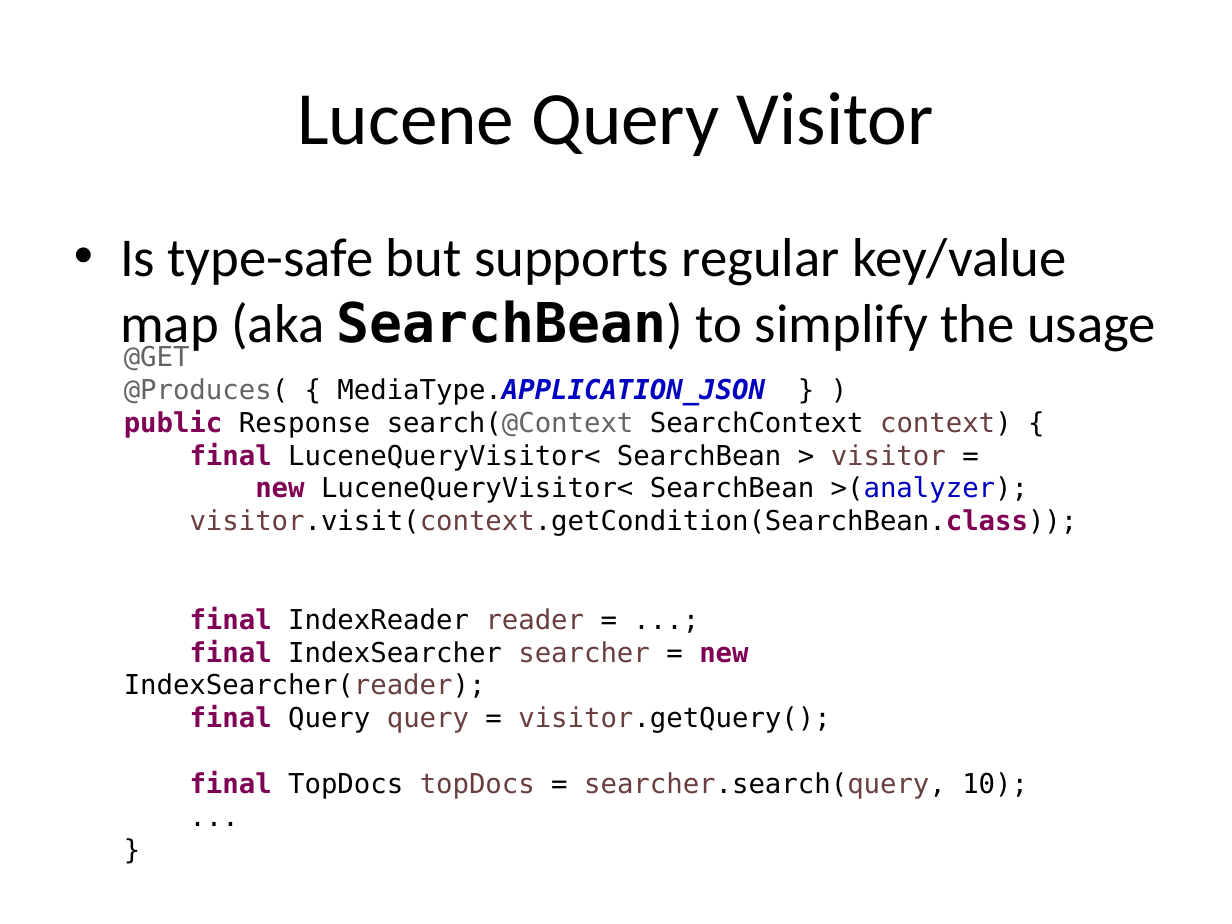
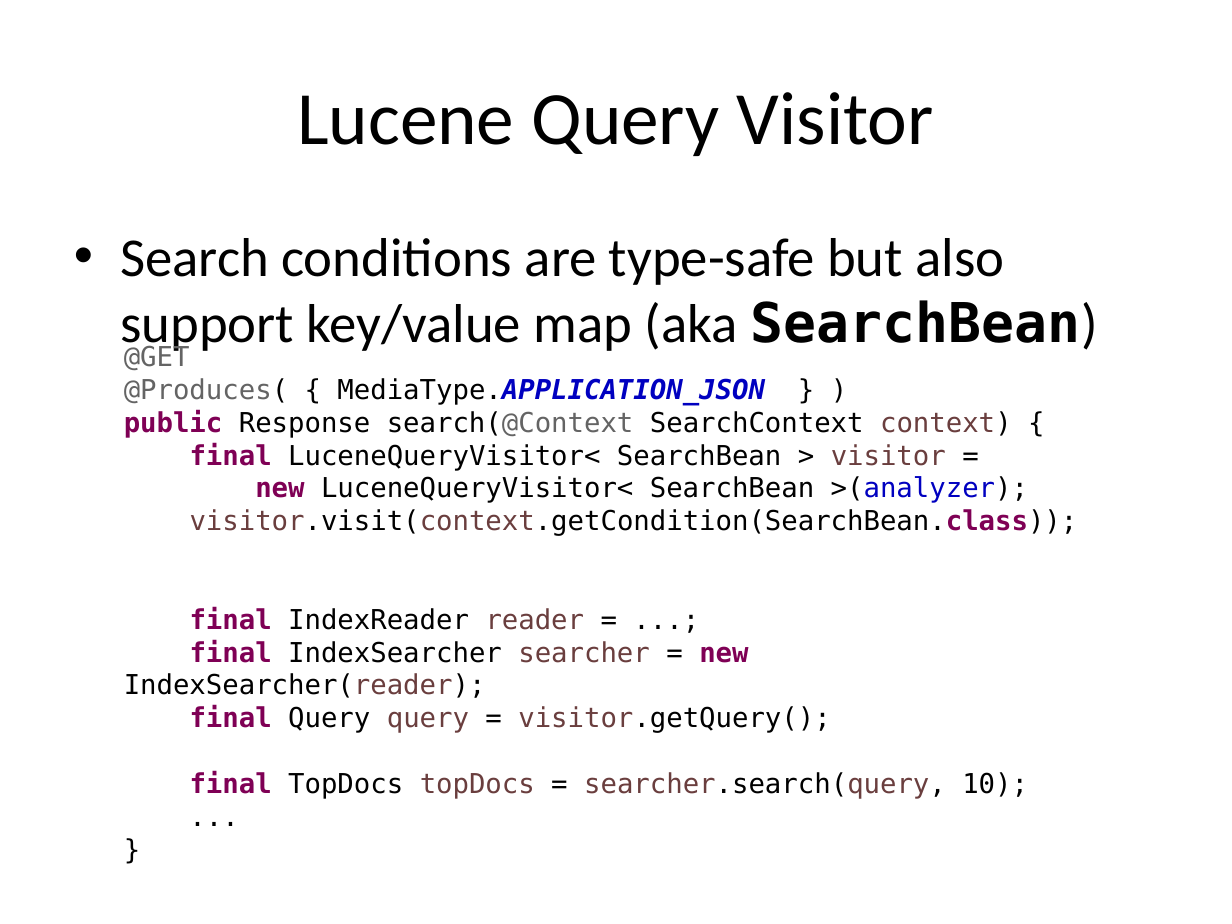
Before and after one commit to reta/ApacheConNA2015, a slide deck: slide 11 of slides/Apache CXF, Tika and Lucene.pptx. Drawn at 1232x924 pixels with LibreOffice and Linux fonts; fonts in the diff are those of the drawing. Boxes give left, top, right and bottom in pixels: in the first picture for what was removed or moved away, otherwise in the second. Text is boxed around its words. In the diff, an @@ line names an element or a change of style, - is before the commit and + after.

Commit message:
Updating slides

```diff
--- a/slides/Apache CXF, Tika and Lucene.pptx
+++ b/slides/Apache CXF, Tika and Lucene.pptx
@@ text at [120, 238, 1098, 355]: text changed @@
-• Is type-safe but supports regular key/value map (aka SearchBean) to simplify the usage
+• Search conditions are type-safe but also support key/value map (aka SearchBean)
```
Also in this commit, not shown: 1 other slide changed, 1 other file.
